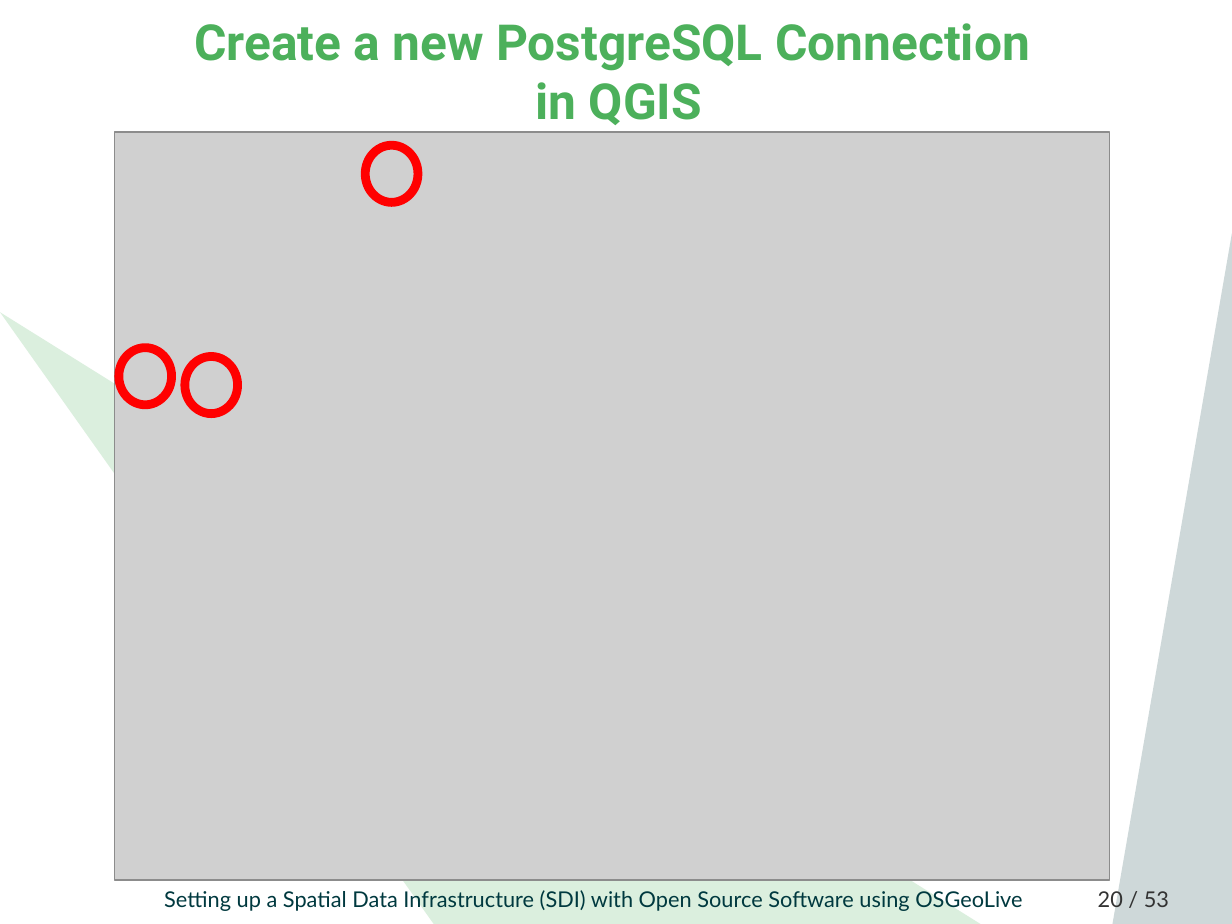
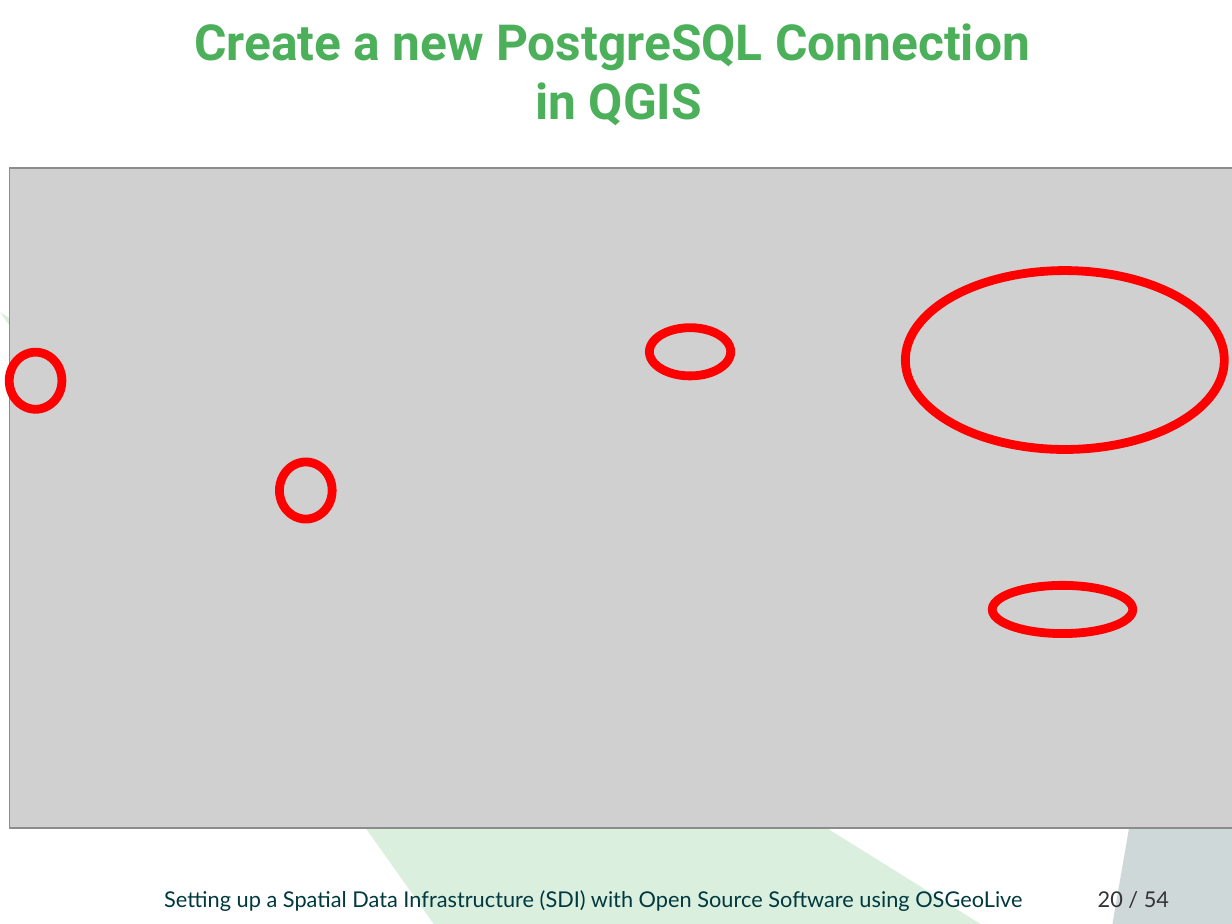
Before and after one commit to astroidex/foss4g-2019-workshop-sdi-with-osgeolive, a slide deck: slide 20 of FOSS4G_2019_SDI_OSGeoLive_Workshop.odp. Drawn at 1232x924 pixels with LibreOffice and Linux fonts; fonts in the diff are those of the drawing; grey boxes stand for pictures; background and template pictures are left out. Boxes give left, top, right and bottom in pixels: in the first picture for what was removed or moved away, otherwise in the second. Text is boxed around its words. In the diff, an @@ line names an element or a change of style, - is before the commit and + after.

```diff
--- a/FOSS4G_2019_SDI_OSGeoLive_Workshop.odp
+++ b/FOSS4G_2019_SDI_OSGeoLive_Workshop.odp
@@ ellipse removed at [366,145,418,202] @@
@@ picture: place and size @@
-picture at [114,132,1110,880]
+picture at [9,168,1232,828]
@@ ellipse added at [906,271,1224,449], outline #FF0000 5.67 pt @@
@@ ellipse added at [650,328,731,376], outline #FF0000 5.67 pt @@
@@ ellipse: place and size @@
-ellipse at [119,348,171,405]
+ellipse at [9,352,61,409]
@@ ellipse: place and size @@
-ellipse at [184,357,237,414]
+ellipse at [279,462,332,519]
@@ ellipse added at [993,586,1134,634], outline #FF0000 5.67 pt @@
@@ page number at [1098,888,1169,912]: text changed @@
-20 / 53
+20 / 54
```
Also in this commit, not shown: 10 other slides changed, 2 slides added, 1 slide removed, 1 other file.
